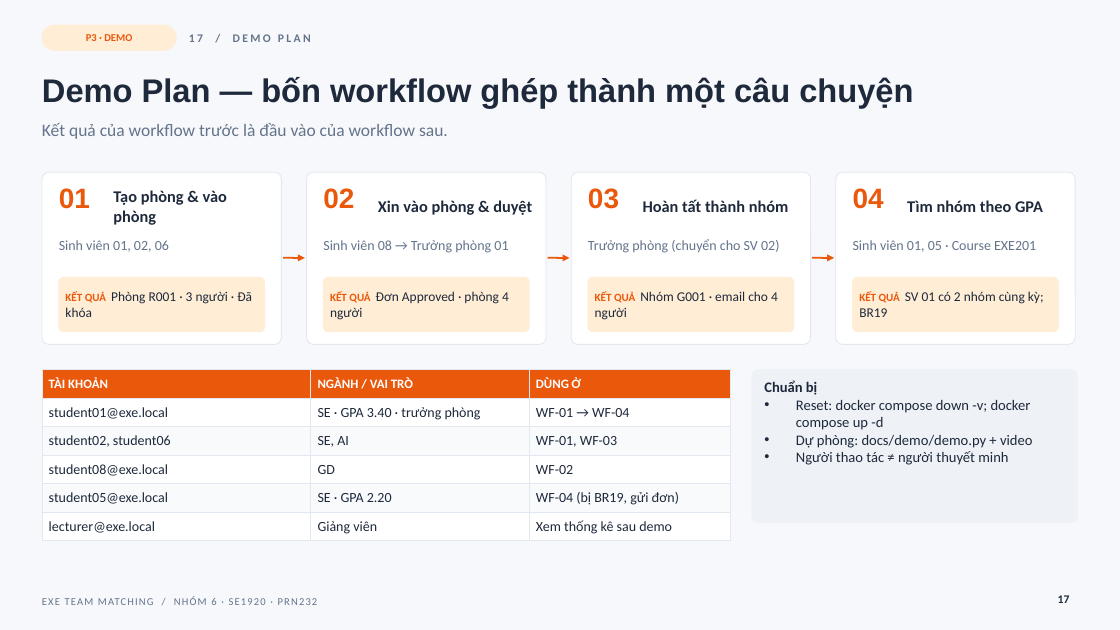
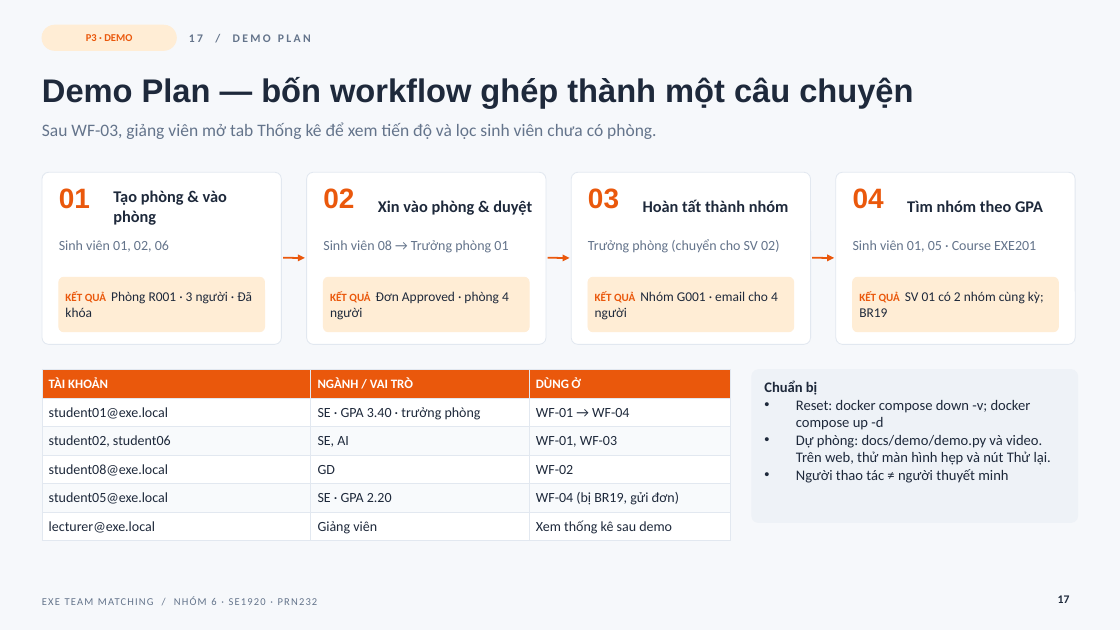
Before and after one commit to co-duong-hao/PRN232_Final, a slide deck: slide 17 of docs/slides/EXE_Team_Matching_Nhom6.pptx. Drawn at 1120x630 pixels with LibreOffice and Linux fonts; fonts in the diff are those of the drawing. Boxes give left, top, right and bottom in pixels: in the first picture for what was removed or moved away, otherwise in the second. Text is boxed around its words. In the diff, an @@ line names an element or a change of style, - is before the commit and + after.

```diff
--- a/docs/slides/EXE_Team_Matching_Nhom6.pptx
+++ b/docs/slides/EXE_Team_Matching_Nhom6.pptx
@@ text at (42,122,656,139): text changed @@
-Kết quả của workflow trước là đầu vào của workflow sau.
+Sau WF-03, giảng viên mở tab Thống kê để xem tiến độ và lọc sinh viên chưa có phòng.
@@ text at (796,435,1051,465): text changed @@
-• Dự phòng: docs/demo/demo.py + video
+• Dự phòng: docs/demo/demo.py và video. Trên web, thử màn hình hẹp và nút Thử lại.
```
Also in this commit, not shown: 3 other slides changed, 11 other files.
